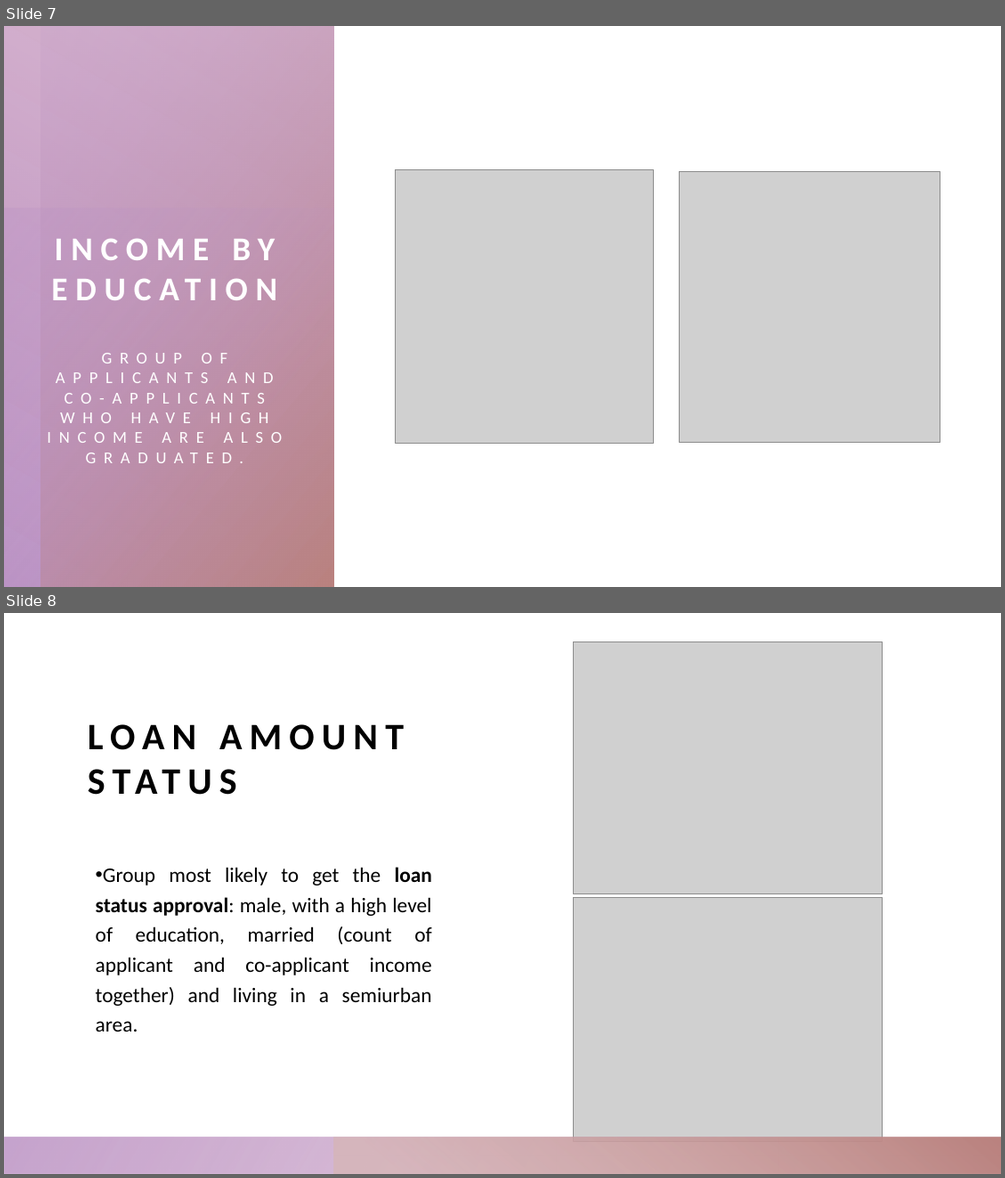
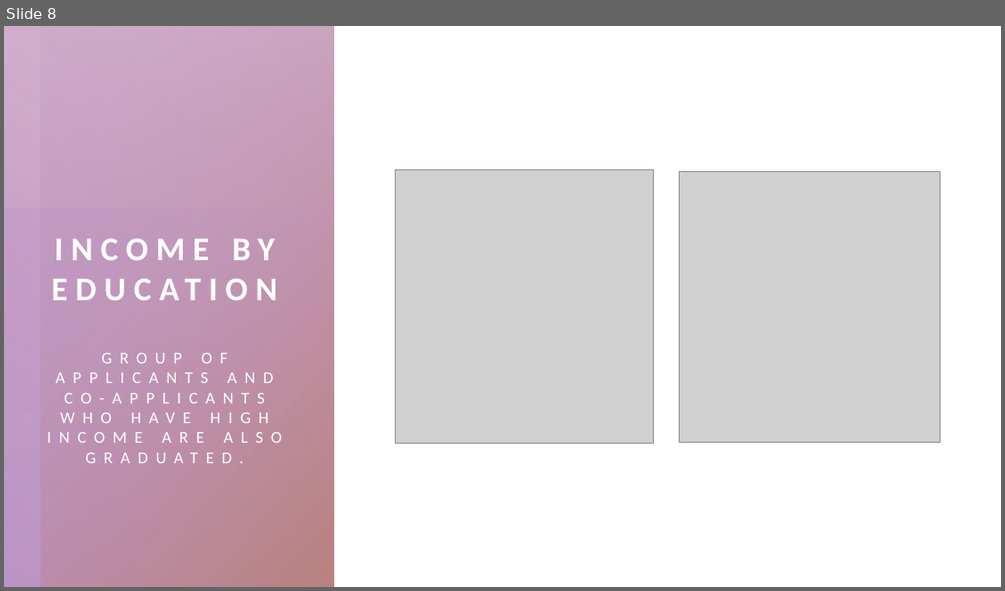
Before and after one commit to rafaelaqfc/Loan-Prediction-Project, a slide deck: Presentation.pptx. Shown one above the other, each under a label of ours: slides 7 and 8 before the commit, slide 8 after it. The pictures are 1005x1178 and 1005x591 pixels, drawn with LibreOffice and Linux fonts; fonts in the diff are those of the drawing; grey boxes stand for pictures. Boxes give left, top, right and bottom in pixels: in the first picture for what was removed or moved away, otherwise in the second. Text is boxed around its words. In the diff, an @@ line names an element or a change of style, - is before the commit and + after.

```diff
--- a/Presentation.pptx
+++ b/Presentation.pptx
@@ slide 8 removed at <box>4,613,1001,1174</box>, background #FFFFFF; not listed: 2 template elements that a slide beside it also shows @@
@@ rectangle removed at <box>4,613,1001,1174</box> @@
@@ picture removed at <box>573,642,882,893</box> @@
@@ title removed at <box>88,724,404,912</box> @@
-LOAN AMOUNT STATUS
@@ text removed at <box>96,867,432,1031</box> @@
-• Group most likely to get the loan status approval: male, with a high level of education, married (count of applicant and co-applicant income together) and living in a semiurban area.
@@ picture removed at <box>573,897,882,1141</box> @@
@@ rectangle removed at <box>4,1136,1001,1174</box> @@
@@ rectangle removed at <box>4,1137,1001,1174</box> @@
@@ rectangle removed at <box>334,1136,1001,1174</box> @@
@@ rectangle removed at <box>334,1137,1001,1174</box> @@
@@ what was slide 7 is now slide 8 @@
```
Also in this commit, not shown: 7 slides changed, 6 slides added, 1 other slide removed, 1 other file.
